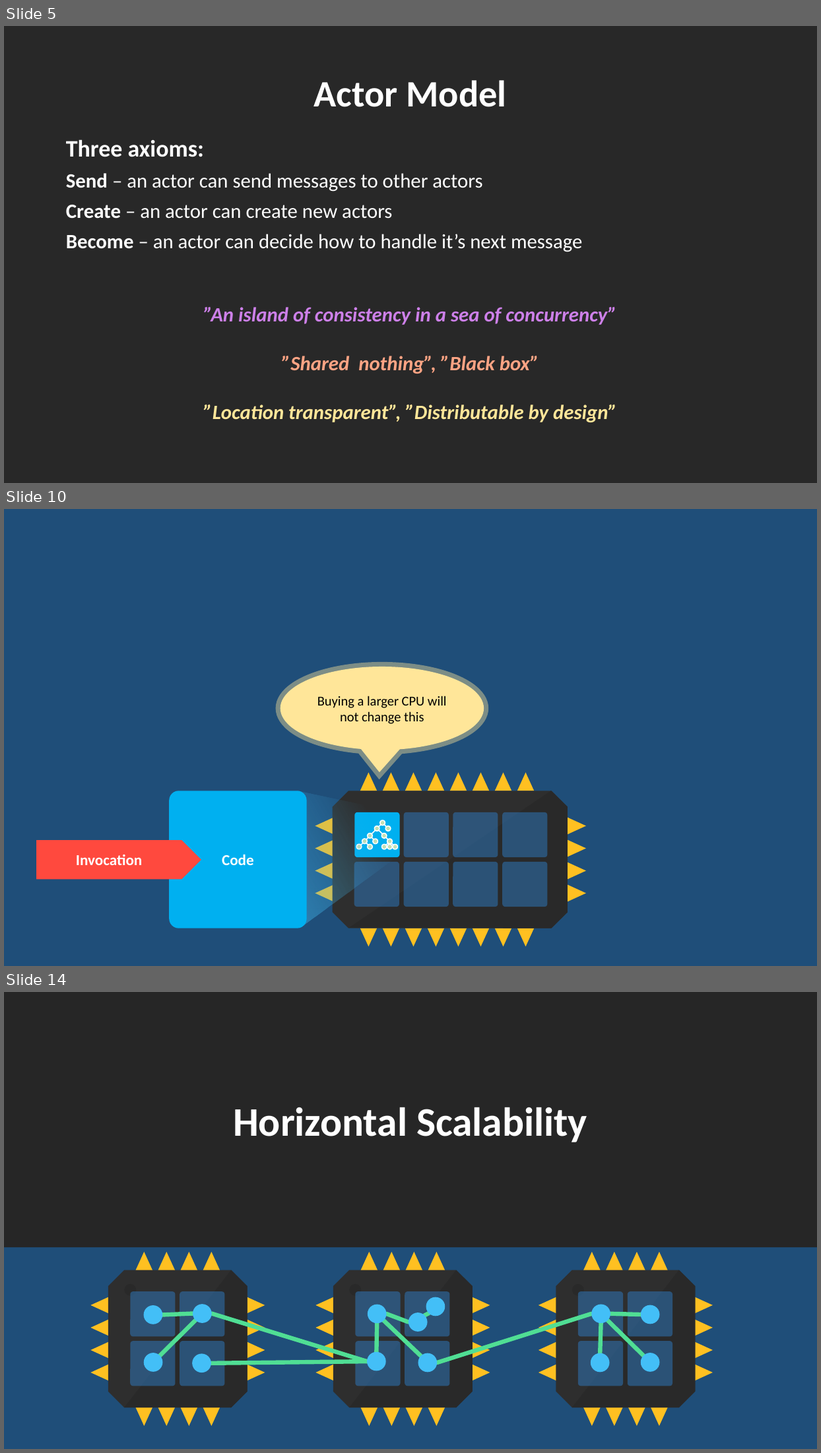
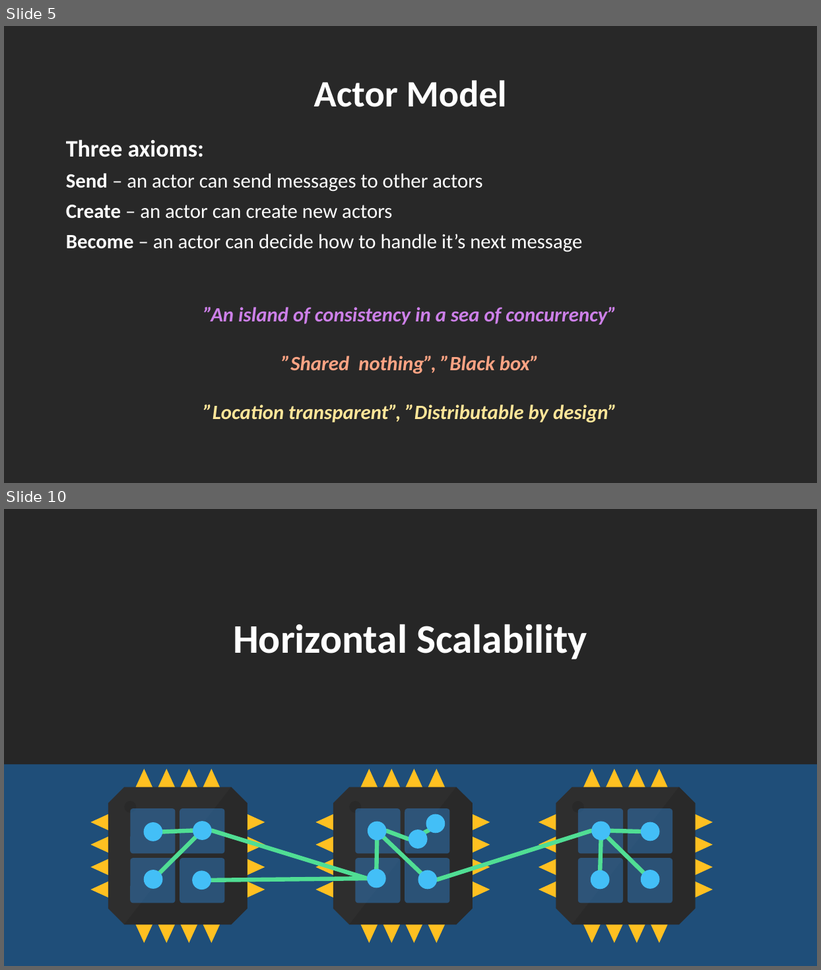
Before and after one commit to rogeralsing/Presentations, a slide deck: ProtoActor/QConSP/protoactor.pptx. Shown one above the other, each under a label of ours: slides 5, 10 and 14 before the commit, slides 5 and 10 after it; the slides between them are not shown. The pictures are 821x1453 and 821x970 pixels, drawn with LibreOffice and Linux fonts; fonts in the diff are those of the drawing. Boxes give left, top, right and bottom in pixels: in the first picture for what was removed or moved away, otherwise in the second. Text is boxed around its words. In the diff, an @@ line names an element or a change of style, - is before the commit and + after.

```diff
--- a/ProtoActor/QConSP/protoactor.pptx
+++ b/ProtoActor/QConSP/protoactor.pptx
@@ slide 10 removed at [4, 509, 817, 966], background #1F4E79 @@
@@ speech bubble removed at [281, 667, 484, 751] @@
-Buying a larger CPU will not change this
@@ rounded rectangle removed at [169, 791, 307, 929] @@
-Code
@@ freeform shape removed at [298, 791, 399, 928] @@
@@ octagon removed at [333, 791, 568, 929] @@
@@ freeform shape removed at [349, 791, 568, 929] @@
@@ right arrow removed at [36, 840, 201, 879] @@
-Invocation
@@ group removed at [354, 813, 547, 908]: 13 ellipses, 12 lines, 8 rounded rectangles @@
@@ group removed at [315, 772, 586, 947]: 24 freeform shapes @@
@@ what was slide 14 is now slide 10 @@
```
Also in this commit, not shown: 3 slides changed, 1 slide added, 3 other slides removed.
